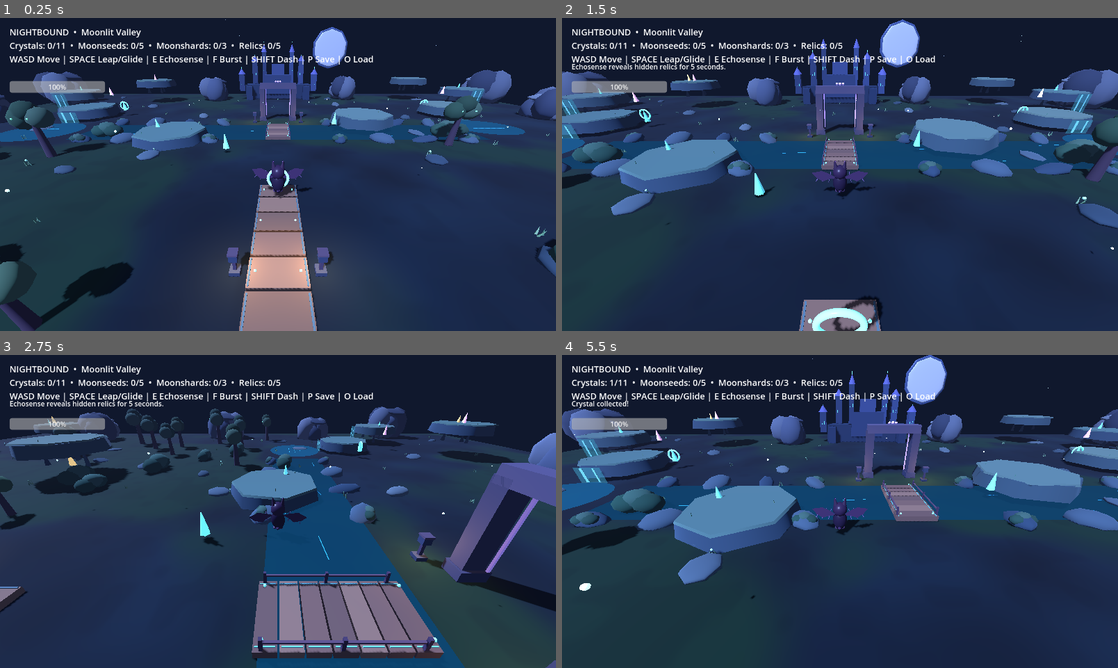
Above: before the commit, frames 1-4 (two rows, left to right).
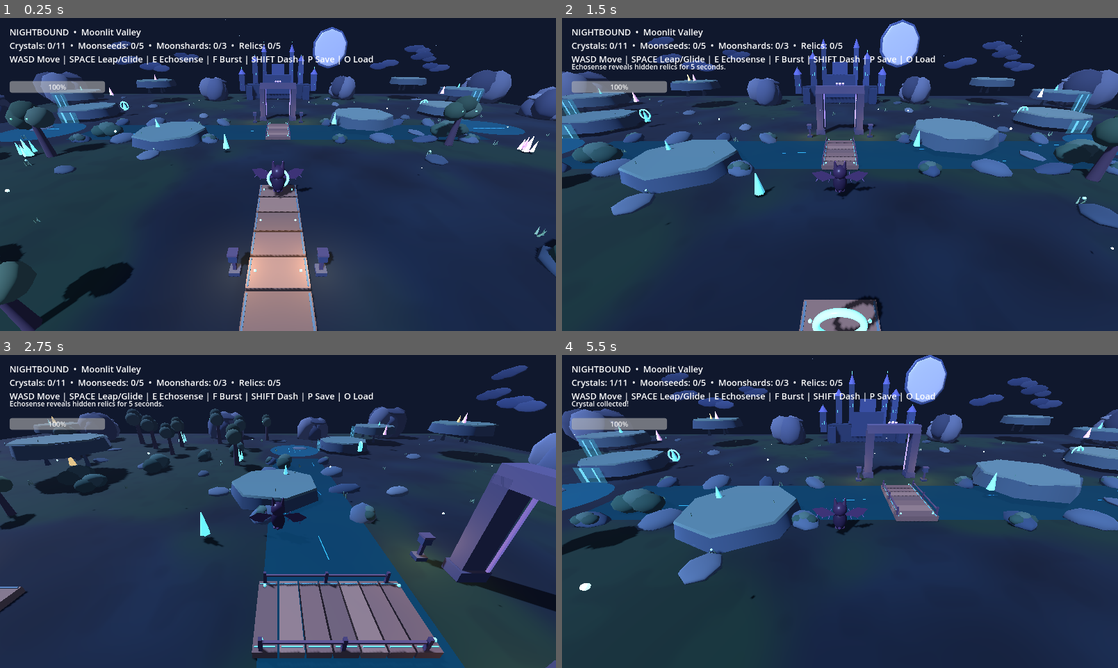
Above: after the commit, the same moments.

Repository: Dynamon91/nightbound
Game: Godot game, scene res://scenes/main.tscn
Same seed, same stepped clock (60 frames per second), same inputs: the game is played once before the commit and once after it.
Inputs:
- Up to frame 1 (0.25 s): no input
- Up to frame 2 (1.5 s): hold W (move_forward) from 0.53 s (still down); tap F (burst) at 0.6 s; tap Space (jump) at 0.77 s; tap E (echosense) at 1.35 s
- Up to frame 3 (2.75 s): tap Space (jump) at 1.52 s; release W (move_forward) at 2.03 s; hold A (move_left) from 2.03 s (still down); tap Shift (shadow_dash) at 2.1 s
- Up to frame 4 (5.5 s): tap F (burst) at 2.85, 5.1 s; tap Space (jump) at 3.02, 3.77, 4.52 s; release A (move_left) at 3.53 s; hold S (move_back) 3.53-4.28 s; tap E (echosense) at 3.6 s; hold D (move_right) 4.28-5.03 s; tap Shift (shadow_dash) at 4.35 s; hold W (move_forward) from 5.03 s (still down)

The runs differ from the first frame. In frame 1, 0.9% of the frame differs, in the area x 2-97%, y 7-45%; in frame 2, 0.9%; in frame 3, 0.6%; in frame 4, 1.0%, in the area x 17-90%, y 5-18%.

Commit message:
art: add moonlit cloud bands and decorative side-route crystal clusters

Diff:
--- a/scripts/main.gd
+++ b/scripts/main.gd
@@ -217,6 +217,35 @@
 		ribbon_material.emission_energy_multiplier=.3
 		ribbon.material_override=ribbon_material
 		add_child(ribbon)
+func build_moonlit_clouds()->void:
+	# Low-poly cloud ribbons frame the moon/citadel without obscuring the main landmark.
+	var cloud_centers:Array[Vector3]=[
+		Vector3(-43,8.0,-53),Vector3(-34,6.5,-50),Vector3(-27,9.0,-56),
+		Vector3(31,7.0,-54),Vector3(40,8.8,-51),Vector3(47,6.2,-55),
+		Vector3(-47,12.0,-58),Vector3(43,11.2,-60)
+	]
+	for cloud_index in range(cloud_centers.size()):
+		var center:Vector3=cloud_centers[cloud_index]
+		var cloud_color:=Color("#273b64") if cloud_index%2==0 else Color("#344976")
+		for lobe_index in range(3):
+			var side_offset:float=(float(lobe_index)-1.0)*1.65
+			var lift:float=float((cloud_index+lobe_index)%3)*.42
+			var cloud:=orb(self,center+Vector3(side_offset,lift,0),1.35+float((cloud_index+lobe_index)%2)*.35,cloud_color.lightened(.04*float(lobe_index)))
+			cloud.scale=Vector3(1.5,.52,.12)
+			var cloud_material:=cloud.material_override as StandardMaterial3D
+			cloud_material.roughness=.98
+func build_crystal_cluster(p:Vector3,main_color:Color,size_value:float)->void:
+	# Decorative crystal clusters brighten optional side routes without incrementing the pickup counter.
+	for shard_index in range(5):
+		var angle:=float(shard_index)*TAU/5.0
+		var radius:=.38*size_value if shard_index>0 else 0.0
+		var shard_scale:=Vector3(.78,.98,.78)*size_value if shard_index==0 else Vector3(.48,.68,.48)*size_value
+		var shard_pos:=p+Vector3(cos(angle)*radius,-.12*float(shard_index%2),sin(angle)*radius)
+		var shard:=gem(shard_pos,main_color if shard_index%2==0 else main_color.lightened(.18))
+		shard.scale=shard_scale
+		shard.rotation.y=angle
+		var shard_material:=shard.material_override as StandardMaterial3D
+		shard_material.emission_energy_multiplier=1.65 if shard_index==0 else 1.25
 func build_gate_detail()->void:
 	# Layered stone footing, thin carved trim and emissive runes make the gate a real landmark.
 	for side in [-1.0,1.0]:
@@ -573,6 +602,10 @@
 	build_entry_bridge()
 	build_river_crossing()
 	build_valley_ground_detail()
+	build_crystal_cluster(Vector3(-23,.85,-4),Color("#62dcff"),1.15)
+	build_crystal_cluster(Vector3(24,.85,-5),Color("#d492ff"),1.12)
+	build_crystal_cluster(Vector3(-36,1.2,9),Color("#78e8ff"),1.4)
+	build_crystal_cluster(Vector3(36,1.2,10),Color("#cf9aff"),1.35)
 	var bush_positions:Array[Vector3]=[
 		Vector3(-13,0.02,8),Vector3(13,0.02,8),Vector3(-19,0.02,5),Vector3(19,0.02,5),
 		Vector3(-15,0.02,11),Vector3(15,0.02,11),Vector3(-24,0.02,1),Vector3(24,0.02,1),
@@ -597,6 +630,7 @@
 	box(Vector3(-2.25,2.4,-18),Vector3(.75,4.8,1),Color("#45445f"),true); box(Vector3(2.25,2.4,-18),Vector3(.75,4.8,1),Color("#45445f"),true); box(Vector3(0,4.85,-18),Vector3(5.1,.75,1),Color("#56516e"),true)
 	build_gate_detail()
 	build_distant_citadel()
+	build_moonlit_clouds()
 	build_lantern(Vector3(-3.35,0,-16.6),.9,Color("#ffbf70"))
 	build_lantern(Vector3(3.35,0,-16.6),.9,Color("#ffbf70"))
 	build_lantern(Vector3(-1.75,0,8.0),.72,Color("#ffd18b"))
